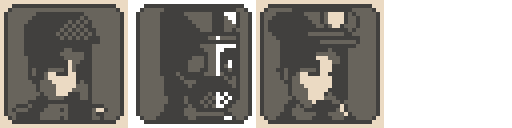
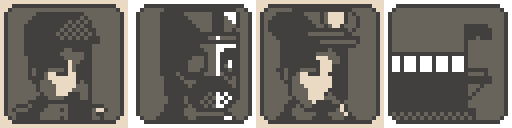
The second w=512, h=128 image is a revision of the first. Changes to its layers:
painted on "Layer" over (388, 4, 508, 124)
